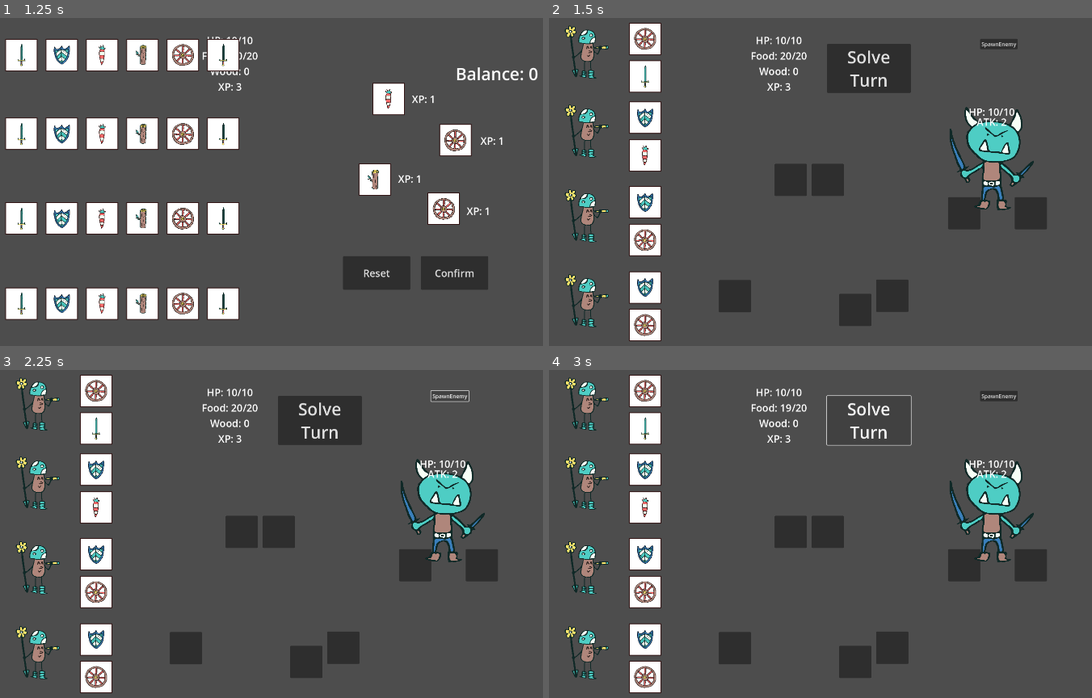
Above: before the commit, frames 1-4 (two rows, left to right).
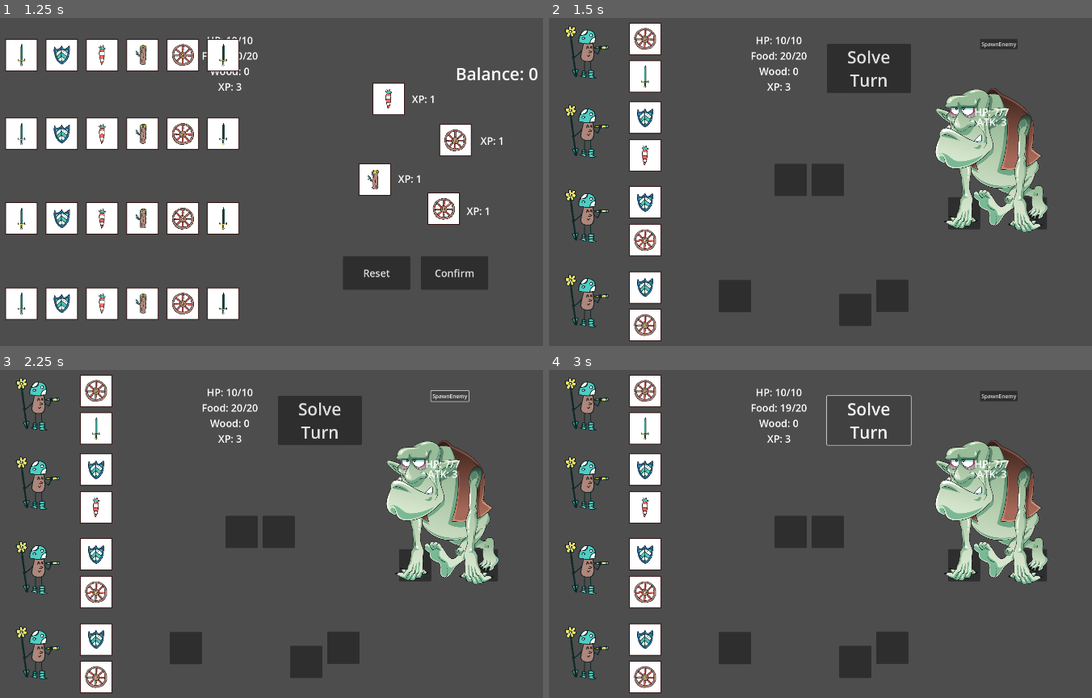
Above: after the commit, the same moments.

Repository: Sugo98/godot-77
Game: Godot game, scene res://game_logic/game_manager.tscn
The game is run twice, just before and just after one commit, with the same random seed, the same clock (stepped at 60 frames per second) and the same inputs.
Inputs:
- Up to frame 1 (1.25 s): click "START GAME" at 0.5 s
- Up to frame 2 (1.5 s): click "Confirm" at 1.25 s
- Up to frame 3 (2.25 s): click "SpawnEnemy" at 2 s
- Up to frame 4 (3 s): click "Solve Turn" at 2.75 s

Frame 1 is identical in both runs. In frame 2, 5.8% of the frame differs, in the area x 71-92%, y 21-66%; in frame 3, 5.8%; in frame 4, 5.8%.

Commit message:
Temporary enemy resources

Diff:
--- /dev/null
+++ b/resources/enemies/bat.tres
@@ -0,0 +1,16 @@
+[gd_resource type="Resource" script_class="EnemyData" load_steps=3 format=3 uid="uid://djp26ovl0jjf7"]
+
+[ext_resource type="Script" path="res://resources/enemies/enemies_data.gd" id="1_4kj2i"]
+[ext_resource type="Texture2D" uid="uid://82cpvmfhjhht" path="res://assets/enemies/bat temp.png" id="2_b1fjg"]
+
+[resource]
+script = ExtResource("1_4kj2i")
+name = "Bat"
+texture = ExtResource("2_b1fjg")
+size = 0
+max_hp = 1
+attack = 0
+xp_value = 1
+steal_food = 1
+steal_wood = 0
+shield = 0
--- /dev/null
+++ b/resources/enemies/demonoculus.tres
@@ -0,0 +1,16 @@
+[gd_resource type="Resource" script_class="EnemyData" load_steps=3 format=3 uid="uid://b445cj5f1iino"]
+
+[ext_resource type="Script" path="res://resources/enemies/enemies_data.gd" id="1_08lut"]
+[ext_resource type="Texture2D" uid="uid://dyor7a2s1g2ka" path="res://assets/enemies/demonoculus/demonoculus1 DEF.png" id="2_08ybn"]
+
+[resource]
+script = ExtResource("1_08lut")
+name = "Demonoculus"
+texture = ExtResource("2_08ybn")
+size = 0
+max_hp = 1
+attack = 1
+xp_value = 1
+steal_food = 0
+steal_wood = 0
+shield = 0
--- a/resources/enemies/goblin.tres
+++ /dev/null
@@ -1,16 +0,0 @@
-[gd_resource type="Resource" script_class="EnemyData" load_steps=3 format=3 uid="uid://cym70r58r53w"]
-
-[ext_resource type="Script" path="res://resources/enemies/enemies_data.gd" id="1_3m40s"]
-[ext_resource type="Texture2D" uid="uid://l36a24cgmk5x" path="res://assets/enemies/goblin.png" id="2_gkn5u"]
-
-[resource]
-script = ExtResource("1_3m40s")
-name = "Goblin"
-texture = ExtResource("2_gkn5u")
-size = 0
-max_hp = 1
-attack = 1
-xp_value = 2
-steal_food = 0
-steal_wood = 0
-shield = 1
--- /dev/null
+++ b/resources/enemies/orchetto.tres
@@ -0,0 +1,16 @@
+[gd_resource type="Resource" script_class="EnemyData" load_steps=3 format=3 uid="uid://cym70r58r53w"]
+
+[ext_resource type="Script" path="res://resources/enemies/enemies_data.gd" id="1_obsek"]
+[ext_resource type="Texture2D" uid="uid://ddj4546cugum2" path="res://assets/enemies/orchetto/orchetti DEF1.png" id="2_y5eb6"]
+
+[resource]
+script = ExtResource("1_obsek")
+name = "Orchetto"
+texture = ExtResource("2_y5eb6")
+size = 0
+max_hp = 2
+attack = 1
+xp_value = 1
+steal_food = 0
+steal_wood = 0
+shield = 0
--- /dev/null
+++ b/resources/enemies/sbm1.tres
@@ -0,0 +1,16 @@
+[gd_resource type="Resource" script_class="EnemyData" load_steps=3 format=3 uid="uid://bt21w6jxqt1xb"]
+
+[ext_resource type="Script" path="res://resources/enemies/enemies_data.gd" id="1_78o4k"]
+[ext_resource type="Texture2D" uid="uid://cv75ws2fptia3" path="res://assets/enemies/swamp tree.png" id="2_7tpu2"]
+
+[resource]
+script = ExtResource("1_78o4k")
+name = "Demonoculus"
+texture = ExtResource("2_7tpu2")
+size = 0
+max_hp = 4
+attack = 1
+xp_value = 2
+steal_food = 0
+steal_wood = 0
+shield = 1
--- /dev/null
+++ b/resources/enemies/sbm2.tres
@@ -0,0 +1,16 @@
+[gd_resource type="Resource" script_class="EnemyData" load_steps=3 format=3 uid="uid://dvgh36dfckm3n"]
+
+[ext_resource type="Script" path="res://resources/enemies/enemies_data.gd" id="1_pukdg"]
+[ext_resource type="Texture2D" uid="uid://carugwdj4af1a" path="res://assets/enemies/skeleton.png" id="2_kwxmv"]
+
+[resource]
+script = ExtResource("1_pukdg")
+name = "Skeleton"
+texture = ExtResource("2_kwxmv")
+size = 0
+max_hp = 3
+attack = 3
+xp_value = 2
+steal_food = 0
+steal_wood = 0
+shield = 0
--- a/resources/enemies/skeleton.tres
+++ /dev/null
@@ -1,13 +0,0 @@
-[gd_resource type="Resource" script_class="EnemyData" load_steps=3 format=3 uid="uid://dvgh36dfckm3n"]
-
-[ext_resource type="Script" path="res://resources/enemies/enemies_data.gd" id="1_hlwrs"]
-[ext_resource type="Texture2D" uid="uid://carugwdj4af1a" path="res://assets/enemies/skeleton.png" id="2_mnu8m"]
-
-[resource]
-script = ExtResource("1_hlwrs")
-name = "Skeleton"
-texture = ExtResource("2_mnu8m")
-size = 0
-max_hp = 1
-attack = 1
-xp_value = 1
--- a/resources/enemies/troll.tres
+++ b/resources/enemies/troll.tres
@@ -1,16 +1,16 @@
 [gd_resource type="Resource" script_class="EnemyData" load_steps=3 format=3 uid="uid://dncssya7ud4yx"]
 
 [ext_resource type="Script" path="res://resources/enemies/enemies_data.gd" id="1_n7rj0"]
-[ext_resource type="Texture2D" uid="uid://cvhoqwsdt22b" path="res://assets/enemies/orchetti DEF1.png" id="2_gd26g"]
+[ext_resource type="Texture2D" uid="uid://c7d821nhetl5" path="res://assets/enemies/troll temp.png" id="2_is20y"]
 
 [resource]
 script = ExtResource("1_n7rj0")
 name = "Troll"
-texture = ExtResource("2_gd26g")
+texture = ExtResource("2_is20y")
 size = 1
-max_hp = 10
-attack = 2
-xp_value = 15
+max_hp = 7
+attack = 3
+xp_value = 5
 steal_food = 0
 steal_wood = 0
 shield = 0
--- a/resources/enemies/wolf.tres
+++ b/resources/enemies/wolf.tres
@@ -10,7 +10,7 @@
 size = 0
 max_hp = 2
 attack = 2
-xp_value = 1
-steal_food = 1
-steal_wood = 1
+xp_value = 2
+steal_food = 0
+steal_wood = 0
 shield = 0
--- a/resources/levels/forest.tres
+++ b/resources/levels/forest.tres
@@ -2,7 +2,7 @@
 
 [ext_resource type="Script" path="res://resources/enemies/enemies_data.gd" id="1_0onpo"]
 [ext_resource type="Script" path="res://resources/levels/level_data.gd" id="1_rqwrv"]
-[ext_resource type="Resource" uid="uid://dvgh36dfckm3n" path="res://resources/enemies/skeleton.tres" id="2_x3op1"]
+[ext_resource type="Resource" uid="uid://dvgh36dfckm3n" path="res://resources/enemies/sbm2.tres" id="2_x3op1"]
 
 [resource]
 script = ExtResource("1_rqwrv")
--- a/resources/levels/plain.tres
+++ b/resources/levels/plain.tres
@@ -2,7 +2,7 @@
 
 [ext_resource type="Script" path="res://resources/levels/level_data.gd" id="1_7m182"]
 [ext_resource type="Script" path="res://resources/enemies/enemies_data.gd" id="1_kis5l"]
-[ext_resource type="Resource" uid="uid://cym70r58r53w" path="res://resources/enemies/goblin.tres" id="2_wlwpd"]
+[ext_resource type="Resource" uid="uid://cym70r58r53w" path="res://resources/enemies/orchetto.tres" id="2_v1352"]
 [ext_resource type="Resource" uid="uid://delt0qchgjv4n" path="res://resources/enemies/wolf.tres" id="3_avcmi"]
 [ext_resource type="Resource" uid="uid://dncssya7ud4yx" path="res://resources/enemies/troll.tres" id="4_xbqib"]
 
@@ -12,7 +12,7 @@
 description = ""
 length_of_the_road = 1
 boss_level = true
-enemy = Array[ExtResource("1_kis5l")]([ExtResource("2_wlwpd"), ExtResource("3_avcmi")])
+enemy = Array[ExtResource("1_kis5l")]([ExtResource("2_v1352"), ExtResource("3_avcmi")])
 enemy_probability = Array[int]([5, 5])
 initial_enemy = Array[ExtResource("1_kis5l")]([ExtResource("4_xbqib")])
 base_danger = 10
Binary file added: assets/enemies/bat temp.png
Not shown, added: assets/enemies/bat temp.png.import
Binary file added: assets/enemies/beaver.png
Not shown, added: assets/enemies/beaver.png.import
Binary file added: assets/enemies/swamp tree.png
Not shown, added: assets/enemies/swamp tree.png.import
Binary file added: assets/enemies/troll temp.png
Not shown, added: assets/enemies/troll temp.png.import
